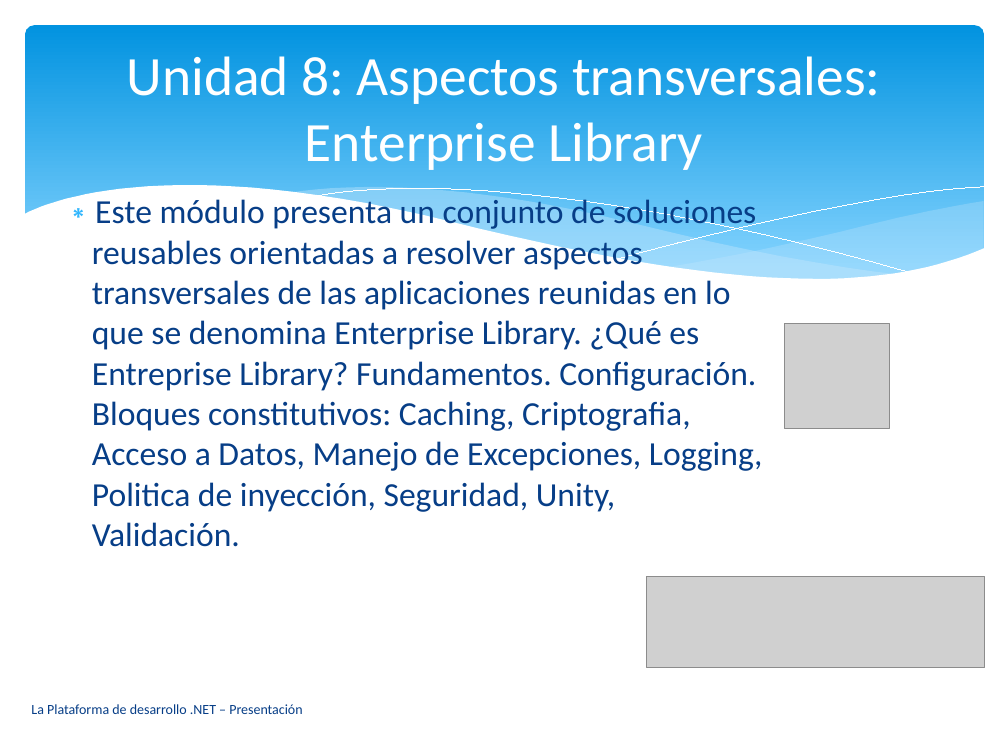
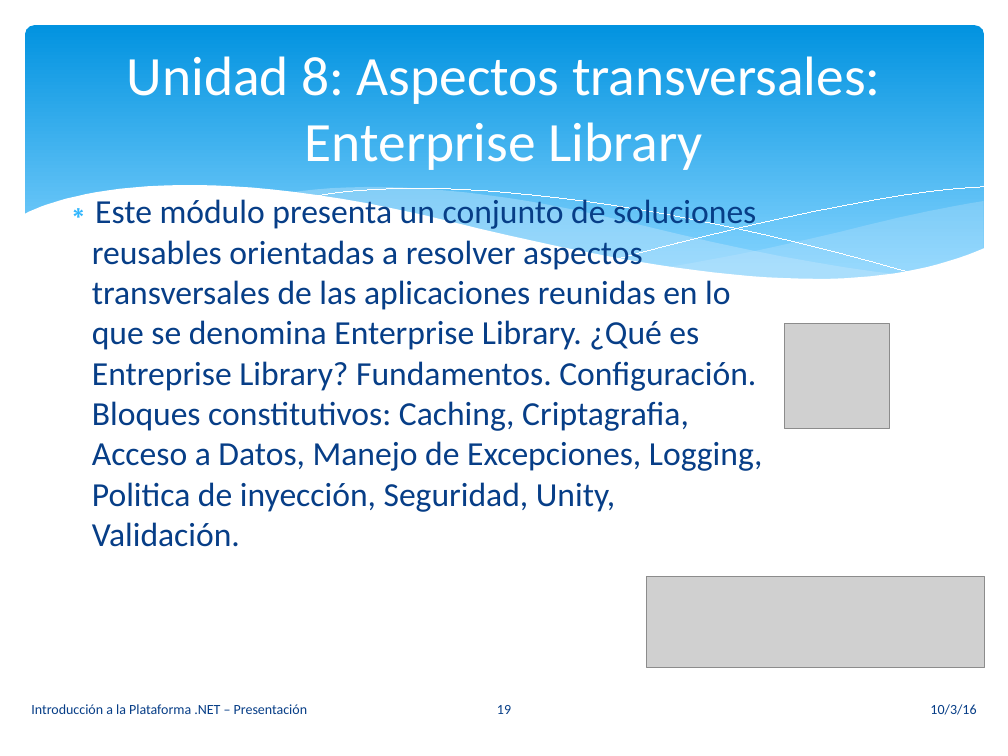
Before and after one commit to vvalotto/UADER-La-Plataforma-de-Desarrollo-.NET, a slide deck: slide 19 of Presentaciones/00. Presentacion - Introduccion a la Plataforma .NET.pptx. Drawn at 1008x756 pixels with LibreOffice and Linux fonts; fonts in the diff are those of the drawing; grey boxes stand for pictures. Boxes give left, top, right and bottom in pixels: in the first picture for what was removed or moved away, otherwise in the second. Text is boxed around its words. In the diff, an @@ line names an element or a change of style, - is before the commit and + after.

```diff
--- a/Presentaciones/00. Presentacion - Introduccion a la Plataforma .NET.pptx
+++ b/Presentaciones/00. Presentacion - Introduccion a la Plataforma .NET.pptx
@@ text at box(92, 196, 763, 547): text changed @@
-∗ Este módulo presenta un conjunto de soluciones reusables orientadas a resolver aspectos transversales de las aplicaciones reunidas en lo que se denomina Enterprise Library. ¿Qué es Entreprise Library? Fundamentos. Configuración. Bloques constitutivos: Caching, Criptografia, Acceso a Datos, Manejo de Excepciones, Logging, Politica de inyección, Seguridad, Unity, Validación.
+∗ Este módulo presenta un conjunto de soluciones reusables orientadas a resolver aspectos transversales de las aplicaciones reunidas en lo que se denomina Enterprise Library. ¿Qué es Entreprise Library? Fundamentos. Configuración. Bloques constitutivos: Caching, Criptagrafia, Acceso a Datos, Manejo de Excepciones, Logging, Politica de inyección, Seguridad, Unity, Validación.
@@ text at box(31, 704, 307, 714): text changed @@
-La Plataforma de desarrollo .NET – Presentación
+Introducción a la Plataforma .NET – Presentación
@@ page number added at box(497, 705, 511, 714), 10 pt, text #073E87 @@
+19
@@ text added at box(930, 704, 976, 715), 10 pt, text #073E87 @@
+10/3/16
```
Also in this commit, not shown: 26 other slides changed.
